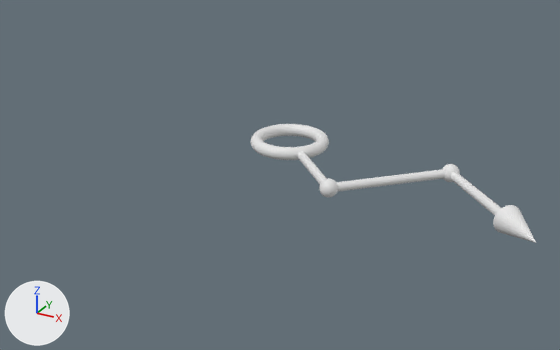
Renders of the OBJ model Assets/Modules/Azure/Assets/Arrows/Arrow-131.obj from each side of a commit.
Camera for both pictures: a camera (50 mm lens) standing at (4.13, -7.76, 3.41) and looking at (0.1, -0.43, -0.26). The lights are fixed; the arrows at lower left show +X, +Y and +Z. Where no turn or scale is listed for an object, it has been applied to the vertices. Vertices at the same position are counted once.

Objects in the first picture: 'Arrow-131'.
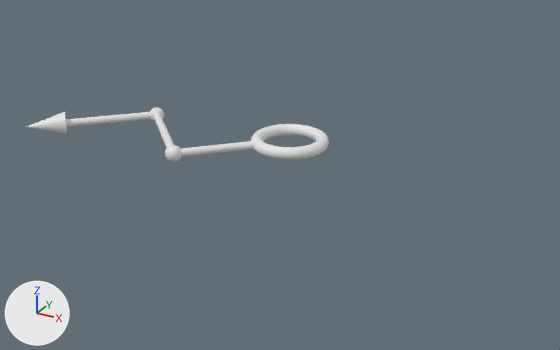
Changed parts and their boxes (x1, y1, x2, y2) in the pictures (560 x 350 px; the box of a moved part takes in the faces that stretch with it):
```json
{"object": "Arrow-131", "change": "reshaped", "before": [251, 124, 536, 243], "after": [27, 107, 329, 162], "on screen": "53% shorter"}
{"part": 1, "of": "me_arrow_131", "change": "moved or reshaped", "before": [297, 151, 445, 191], "after": [154, 113, 253, 157]}
{"part": 2, "of": "me_arrow_131", "change": "moved or reshaped", "before": [450, 172, 501, 215], "after": [66, 112, 151, 127]}
{"part": 3, "of": "me_arrow_131", "change": "moved or reshaped", "before": [493, 205, 536, 243], "after": [27, 112, 67, 135]}
{"part": 4, "of": "me_arrow_131", "change": "added", "after": [165, 145, 182, 162]}
{"part": 5, "of": "me_arrow_131", "change": "added", "after": [150, 107, 164, 122]}
{"part": 6, "of": "me_arrow_131", "change": "deleted", "before": [442, 164, 460, 182]}
{"part": 7, "of": "me_arrow_131", "change": "deleted", "before": [319, 178, 338, 197]}
```

Edits to the scene script, one JSON object a line:
```json
{"block": "me_arrow_131", "where": "# used by ob_arrow_131; location = (0.0, 0.0, 0.0)"}
{"op": "remove", "block": "me_arrow_131", "code": "me_arrow_131.from_pydata(...)  # 3267 vertices, 3143 faces; spans x -0.47..3.18, y -1.18..0.47, z -0.15..0.15"}
{"op": "add", "block": "me_arrow_131", "code": "me_arrow_131.from_pydata(...)  # 3265 vertices, 3143 faces; spans x -3.18..0.47, y -1.18..0.47, z -0.15..0.15"}
{"block": "me_arrow_131", "change": "me_arrow_131 part 1: the loose piece of 126 vertices spanning x 0.25..2.04, y -1.04..0.04, z -0.05..0.05 is turned -180 degrees about the y axis through the mesh origin"}
{"block": "me_arrow_131", "change": "me_arrow_131 part 2: the loose piece of 64 vertices spanning x 1.96..3.04, y -1.04..0.04, z -0.05..0.05 is turned -180 degrees about the y axis through the mesh origin"}
{"block": "me_arrow_131", "change": "me_arrow_131 part 3: the loose piece of 33 vertices spanning x 2.72..3.18, y -1.18..-0.72, z -0.15..0.15 is turned 180 degrees about the y axis through the mesh origin"}
{"block": "me_arrow_131", "change": "me_arrow_131 part 4: a new loose piece of 1009 vertices spanning x -1.1..-0.9, y -1.1..-0.9, z -0.1..0.1"}
{"block": "me_arrow_131", "change": "me_arrow_131 part 5: a new loose piece of 1009 vertices spanning x -2.1..-1.9, y -0.1..0.1, z -0.1..0.1"}
{"block": "me_arrow_131", "change": "me_arrow_131 part 6: the loose piece of 1010 vertices spanning x 1.9..2.1, y -0.1..0.1, z -0.1..0.1 is deleted"}
{"block": "me_arrow_131", "change": "me_arrow_131 part 7: the loose piece of 1010 vertices spanning x 0.9..1.1, y -1.1..-0.9, z -0.1..0.1 is deleted"}
```
